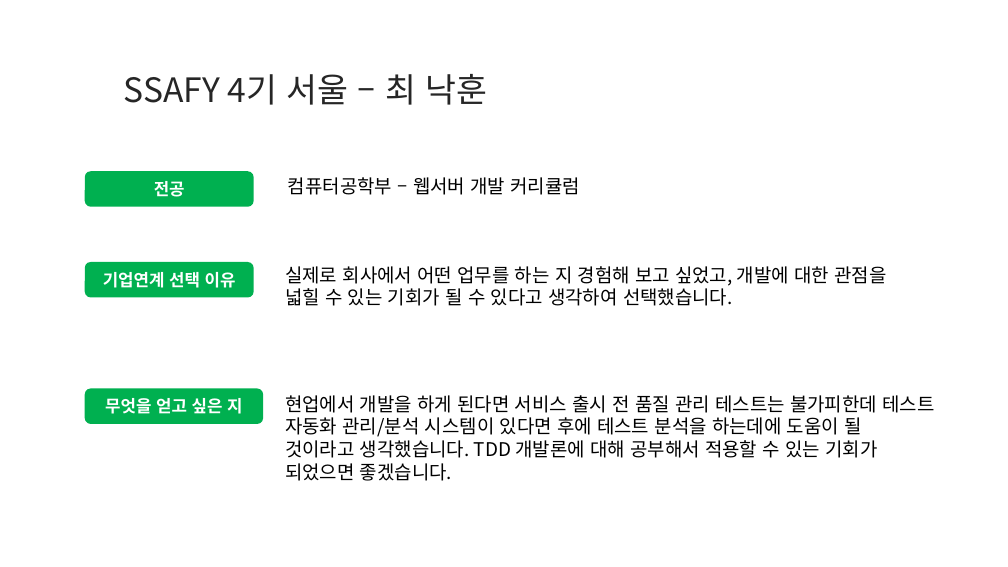
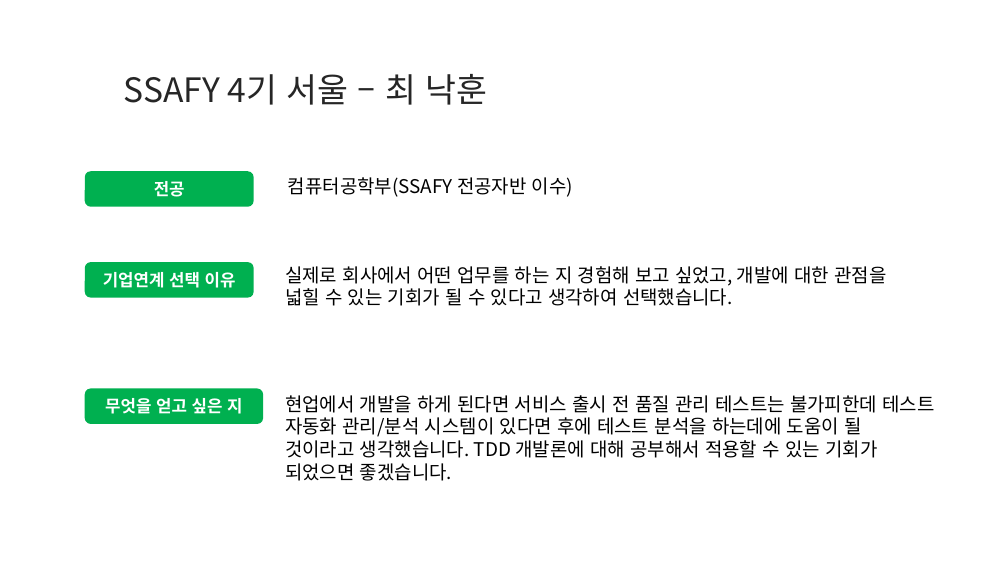
Before and after one commit to shim99887/TMI, a slide deck: slide 1 of docs/Introduce/SDS_자기소개_최낙훈.pptx. Drawn at 1008x567 pixels with LibreOffice and Linux fonts; fonts in the diff are those of the drawing; background and template pictures are left out. Boxes give left, top, right and bottom in pixels: in the first picture for what was removed or moved away, otherwise in the second. Text is boxed around its words. In the diff, an @@ line names an element or a change of style, - is before the commit and + after.

Commit message:
[docs] edit 낙훈 introduce upload
S04P31A201-63

```diff
--- a/docs/Introduce/SDS_자기소개_최낙훈.pptx
+++ b/docs/Introduce/SDS_자기소개_최낙훈.pptx
@@ text at (288,177,573,197): text changed @@
-컴퓨터공학부 – 웹서버 개발 커리큘럼
+컴퓨터공학부(SSAFY 전공자반 이수)
```
Also in this commit, not shown: 2 other slides changed.
